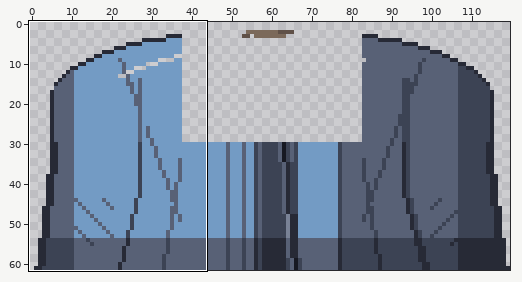
Two states of a pixel-art file, art/src/torso/marcus-thorne.aseprite. Above, an overview of the earlier version with the close-up marked.
Close-up. Old version:
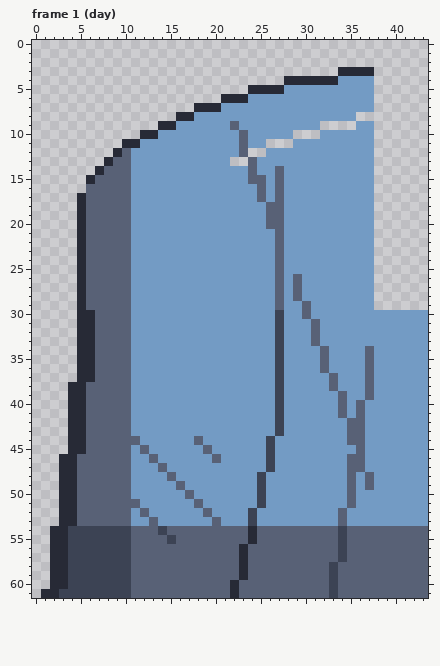
120x62 pixels, 2 frames. Shown: frame 1 (day): x 0..43, y 0..61. The commit also changed other frames or places, which this record leaves out.
New version:
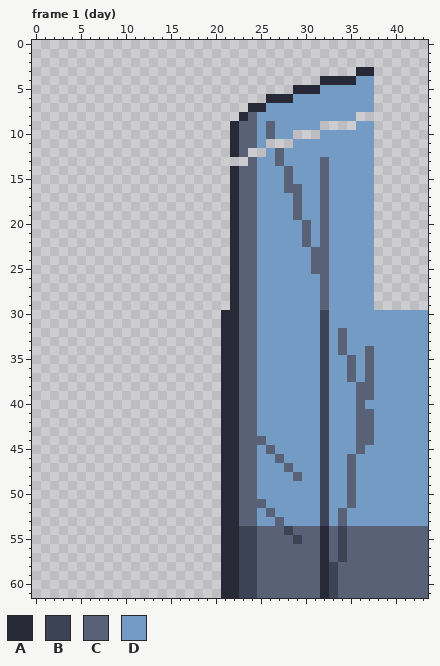
Palette (. is transparent): A #272a36  B #3c4354  C #586176  D #739bc4
Changes in this commit:
Frame 1 (day):
y 3: x 34..35 AA -> ..
y 4: x 28..31 AAAA -> ....; x 34..35 DD -> AA
y 5: x 24..31 AAAADDDD -> .....AAA
y 6: x 21..28 AAADDDDD -> .....AAA
y 7: x 18..25 AAADDDDD -> ......AA
y 8: x 16..24 AADDDDDDD -> .......AC
y 9: x 14..24 AADDDDDDCDD -> ........ACC; x 26 D -> C
y 10: x 12..22 AADDDDDDDDD -> ..........A; x 24 D -> C; x 26 D -> C
y 11: x 10..22 AADDDDDDDDDDD -> ............A; x 24 D -> C
y 12: x 9..22 ACDDDDDDDDDDDD -> .............A; x 27 D -> C
y 13: x 8..21 ACCDDDDDDDDDDD -> ..............; x 27 D -> C; x 32 D -> C
y 14: x 7..23 ACCCDDDDDDDDDDDDD -> ...............AC; x 27..28 CD -> DC; x 32 D -> C
y 15: x 6..23 ACCCCDDDDDDDDDDDDD -> ................AC; x 25 C -> D; x 27..28 CD -> DC; x 32 D -> C
y 16: x 6..25 CCCCCDDDDDDDDDDDDDDC -> ................ACCD; x 27..29 CDD -> DCC; x 32 D -> C
y 17: x 5..25 ACCCCCDDDDDDDDDDDDDDC -> .................ACCD; x 27 C -> D; x 29 D -> C; x 32 D -> C
y 18..19: x 5..24 ACCCCCDDDDDDDDDDDDDD -> .................ACC; x 26..27 CC -> DD; x 29 D -> C; x 32 D -> C
y 20: x 5..24 ACCCCCDDDDDDDDDDDDDD -> .................ACC; x 26..27 CC -> DD; x 30 D -> C; x 32 D -> C
y 21..22: x 5..24 ACCCCCDDDDDDDDDDDDDD -> .................ACC; x 27 C -> D; x 30 D -> C; x 32 D -> C
y 23..25: x 5..24 ACCCCCDDDDDDDDDDDDDD -> .................ACC; x 27 C -> D; x 31..32 DD -> CC
y 26..28: x 5..24 ACCCCCDDDDDDDDDDDDDD -> .................ACC; x 27 C -> D; x 29 C -> D; x 32 D -> C
y 29: x 5..24 ACCCCCDDDDDDDDDDDDDD -> .................ACC; x 27 C -> D; x 30 C -> D; x 32 D -> C
y 30: x 5..24 AACCCCDDDDDDDDDDDDDD -> ................AACC; x 27 B -> D; x 30 C -> D; x 32 D -> B
y 31: x 5..24 AACCCCDDDDDDDDDDDDDD -> ................AACC; x 27 B -> D; x 31..32 CD -> DB
y 32..33: x 5..24 AACCCCDDDDDDDDDDDDDD -> ................AACC; x 27 B -> D; x 31..32 CD -> DB; x 34 D -> C
y 34: x 5..24 AACCCCDDDDDDDDDDDDDD -> ................AACC; x 27 B -> D; x 32 C -> B; x 34 D -> C
y 35..36: x 5..24 AACCCCDDDDDDDDDDDDDD -> ................AACC; x 27 B -> D; x 32 C -> B; x 35 D -> C
y 37: x 5..24 AACCCCDDDDDDDDDDDDDD -> ................AACC; x 27 B -> D; x 32..33 DC -> BD; x 35 D -> C
y 38: x 4..24 AACCCCCDDDDDDDDDDDDDD -> .................AACC; x 27 B -> D; x 32..33 DC -> BD; x 36 D -> C
y 39: x 4..24 AACCCCCDDDDDDDDDDDDDD -> .................AACC; x 27 B -> D; x 32 D -> B; x 34 C -> D; x 36 D -> C
y 40: x 4..24 AACCCCCDDDDDDDDDDDDDD -> .................AACC; x 27 B -> D; x 32 D -> B; x 34 C -> D
y 41: x 4..24 AACCCCCDDDDDDDDDDDDDD -> .................AACC; x 27 B -> D; x 32 D -> B; x 34 C -> D; x 37 D -> C
y 42..43: x 4..24 AACCCCCDDDDDDDDDDDDDD -> .................AACC; x 27 B -> D; x 32 D -> B; x 35 C -> D; x 37 D -> C
y 44: x 4..26 AACCCCCCDDDDDDCDDDDDDDB -> .................AACCCD; x 32 D -> B; x 35 C -> D; x 37 D -> C
y 45: x 4..24 AACCCCCDCDDDDDDCDDDDD -> .................AACC; x 26 B -> C; x 32 D -> B
y 46: x 3..24 AACCCCCCDDCDDDDDDCDDDD -> ..................AACC; x 26..27 BD -> DC; x 32 D -> B; x 36 C -> D
y 47: x 3..24 AACCCCCCDDDCDDDDDDDDDD -> ..................AACC; x 26 B -> D; x 28 D -> C; x 32 D -> B; x 36 C -> D
y 48: x 3..25 AACCCCCCDDDDCDDDDDDDDDB -> ..................AACCD; x 29 D -> C; x 32 D -> B; x 37 C -> D
y 49: x 3..25 AACCCCCCDDDDDCDDDDDDDDB -> ..................AACCD; x 32 D -> B; x 37 C -> D
y 50: x 3..25 AACCCCCCDDDDDDCDDDDDDDB -> ..................AACCD; x 32 D -> B
y 51: x 3..25 AACCCCCCCDDDDDDCDDDDDDB -> ..................AACCC; x 32 D -> B
y 52: x 3..24 AACCCCCCDCDDDDDDCDDDDB -> ..................AACC; x 26 D -> C; x 32 D -> B
y 53: x 3..24 AACCCCCCDDCDDDDDDCDDDB -> ..................AACC; x 27 D -> C; x 32 D -> B
y 54: x 2..24 AABBBBBBBCCCBCCCCCCCCCA -> ...................AABB; x 28 C -> B; x 32 C -> A
y 55: x 2..24 AABBBBBBBCCCCBCCCCCCCCA -> ...................AABB; x 29 C -> B; x 32 C -> A
y 56..59: x 2..24 AABBBBBBBCCCCCCCCCCCCAC -> ...................AABB; x 32 C -> A
y 60: x 2..21 AABBBBBBBCCCCCCCCCCC -> ...................A; x 23..24 CC -> BB; x 32 C -> A
y 61: x 1..21 AABBBBBBBBCCCCCCCCCCC -> ....................A; x 23..24 CC -> BB; x 32 C -> A
Changed places in both close-ups, as pixel boxes (x1, y1, x2, y2):
changed: (41, 67, 374, 598)
